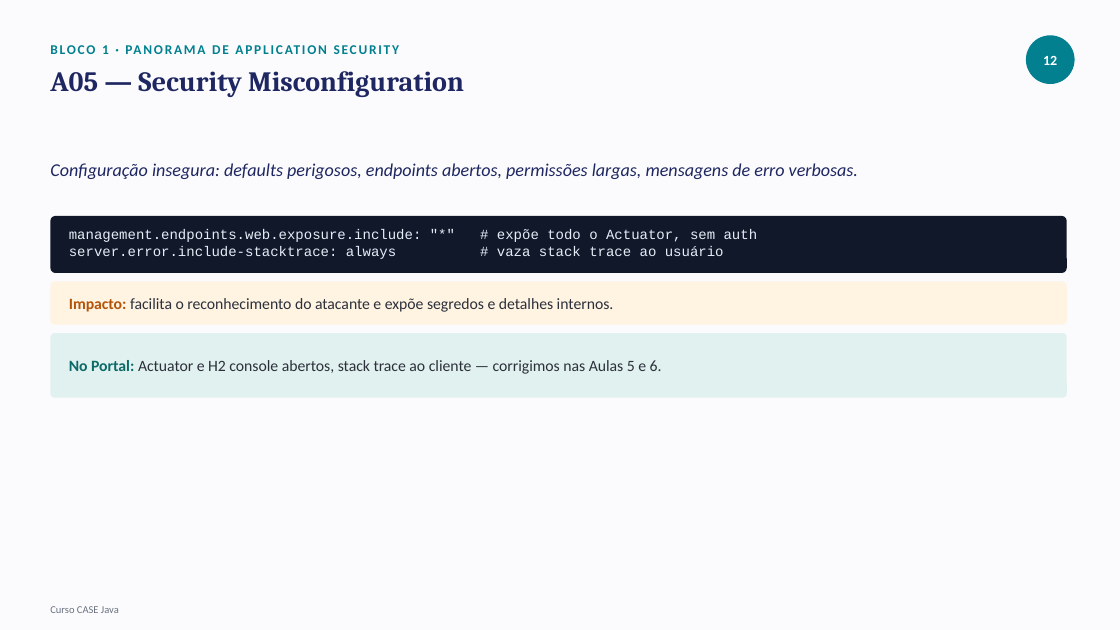
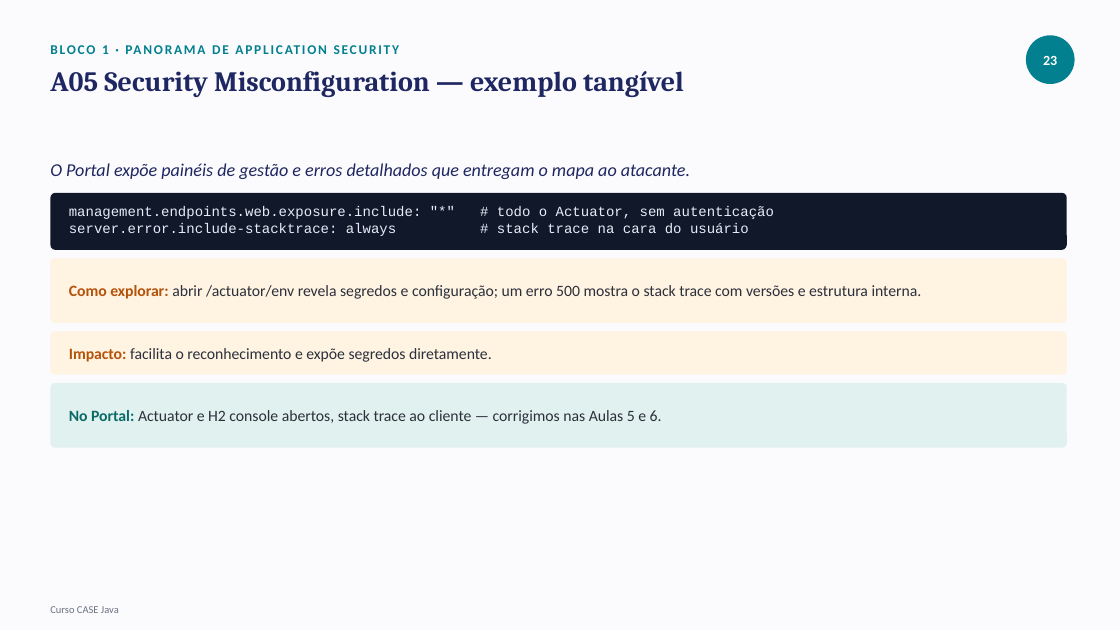
Before and after one commit to tiagocanatelliretechers/curso-case-java, a slide deck: slide 24 of materiais/aula-1/conteudo-aula-1.pptx (slide 13 before the commit). Drawn at 1120x630 pixels with LibreOffice and Linux fonts; fonts in the diff are those of the drawing. Boxes give left, top, right and bottom in pixels: in the first picture for what was removed or moved away, otherwise in the second. Text is boxed around its words. In the diff, an @@ line names an element or a change of style, - is before the commit and + after.

```diff
--- a/materiais/aula-1/conteudo-aula-1.pptx
+++ b/materiais/aula-1/conteudo-aula-1.pptx
@@ text at (x1=1043, y1=56, x2=1057, y2=65): text changed @@
-12
+23
@@ text at (x1=50, y1=71, x2=684, y2=97): text changed @@
-A05 — Security Misconfiguration
+A05 Security Misconfiguration — exemplo tangível
@@ text at (x1=50, y1=163, x2=690, y2=179): text changed @@
-Configuração insegura: defaults perigosos, endpoints abertos, permissões largas, mensagens de erro verbosas.
+O Portal expõe painéis de gestão e erros detalhados que entregam o mapa ao atacante.
@@ rounded rectangle moved from (x1=50, y1=216, x2=1067, y2=273) to (x1=50, y1=192, x2=1067, y2=250) @@
@@ text at (x1=69, y1=206, x2=774, y2=233): text changed @@
-management.endpoints.web.exposure.include: "*" # expõe todo o Actuator, sem auth
-server.error.include-stacktrace: always # vaza stack trace ao usuário
+management.endpoints.web.exposure.include: "*" # todo o Actuator, sem autenticação
+server.error.include-stacktrace: always # stack trace na cara do usuário
@@ rounded rectangle resized from (x1=50, y1=281, x2=1067, y2=325) to (x1=50, y1=259, x2=1067, y2=323) @@
@@ rounded rectangle at (x1=50, y1=259, x2=1067, y2=323): proportions changed @@
@@ text at (x1=69, y1=285, x2=922, y2=299): text changed @@
-Impacto: facilita o reconhecimento do atacante e expõe segredos e detalhes internos.
+Como explorar: abrir /actuator/env revela segredos e configuração; um erro 500 mostra o stack trace com versões e estrutura interna.
@@ rounded rectangle resized from (x1=50, y1=333, x2=1067, y2=397) to (x1=50, y1=331, x2=1067, y2=375) @@
@@ rounded rectangle at (x1=50, y1=331, x2=1067, y2=375): fill #E1F1EF to #FFF3E2; proportions changed @@
@@ text added at (x1=69, y1=348, x2=492, y2=362), 13.5 pt, text #2B303B @@
+Impacto: facilita o reconhecimento e expõe segredos diretamente.
@@ rounded rectangle added at (x1=50, y1=383, x2=1067, y2=448), fill #E1F1EF @@
@@ text "No Portal: Actuator e H2 ..." moved from (x1=69, y1=360, x2=662, y2=374) to (x1=69, y1=410, x2=662, y2=424) @@
```
Also in this commit, not shown: 31 other slides changed, 22 slides added, 5 slides removed, 1 other file.
